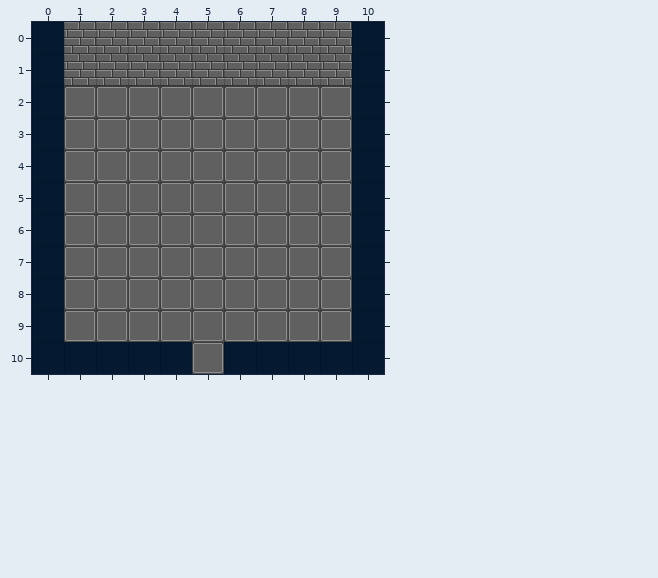
Tiled map, stored at GameName/Output/Assets/Maps/GeneralRoom.tmx. This is how it looked before the edit.
Cells are 32x32 px. Shown: x 0..10, y 0..10.
Now the later version:
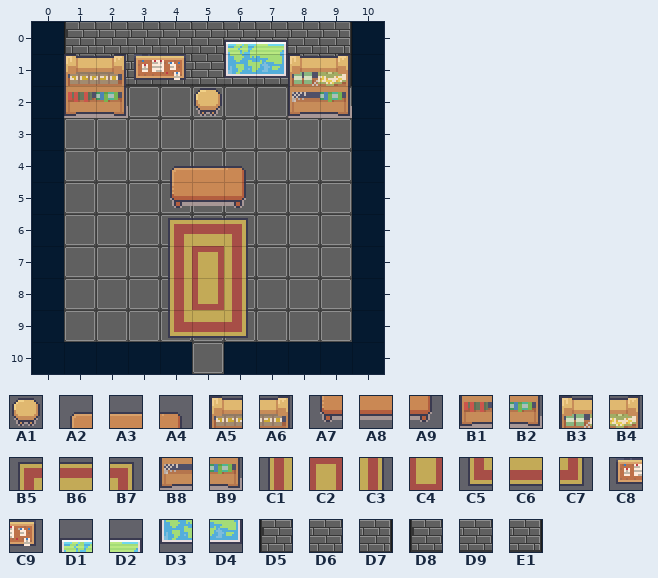
Key: from "Interiors_free_32x32": A1 214, A2 215, A3 216, A4 217, A5 229, A6 230, A7 231, A8 232, A9 233, B1 245, B2 246, B3 261, B4 262, B5 269, B6 270, B7 271, B8 277, B9 278, C1 285, C2 286, C3 287, C4 302, C5 317, C6 318, C7 319, C8 656, C9 657, D1 1066, D2 1067, D3 1082, D4 1083; from "tileset": D5 157, D6 158, D7 159, D8 173, D9 174, E1 175.
__ is an empty cell, .. an unchanged one.
Tiles of an added or newly shown layer are drawn over the layers below it.
From old to new:
--- layer "Wall"
@@ x 1..9 @@
- 0 D6 .. .. .. .. .. .. .. D6
- 1 D6 D6 D6 D6 D6 D6 D6 D6 D6
+ 0 D5 .. .. .. .. .. .. .. D7
+ 1 D8 D9 D9 D9 D9 D9 D9 D9 E1
--- layer "Furniture" (added)
@@ x 1..9 @@
- 0 .. .. .. .. .. __ __ .. ..
- 1 __ __ __ __ .. __ __ __ __
- 2 __ __ .. .. __ .. .. __ __
+ 0 .. .. .. .. .. D1 D2 .. ..
+ 1 A5 A6 C8 C9 .. D3 D4 B3 B4
+ 2 B1 B2 .. .. A1 .. .. B8 B9
@@ x 4..6 @@
- 4 __ __ __
- 5 __ __ __
- 6 __ __ __
- 7 __ __ __
- 8 __ __ __
- 9 __ __ __
+ 4 A2 A3 A4
+ 5 A7 A8 A9
+ 6 B5 B6 B7
+ 7 C1 C2 C3
+ 8 C1 C4 C3
+ 9 C5 C6 C7
